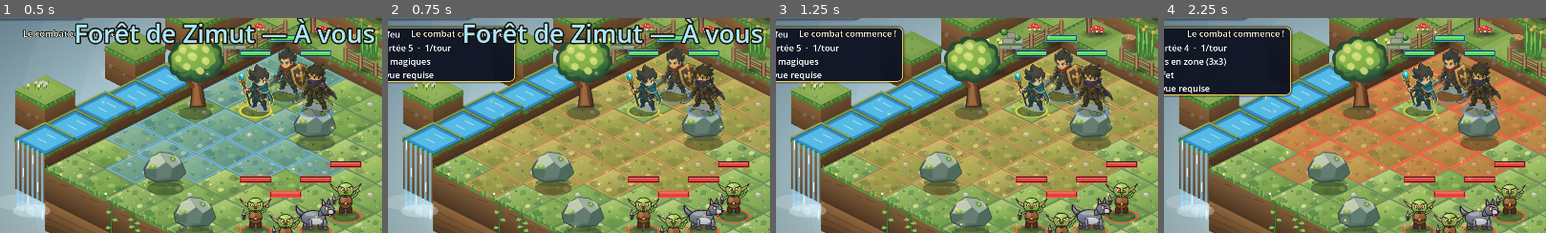
Above: before the commit, frames 1-4 (left to right).
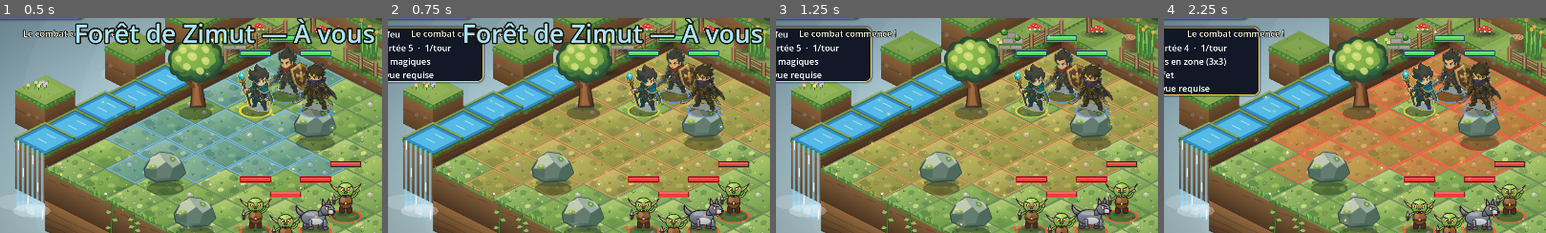
Above: after the commit, the same moments.

Repository: CharlieG42/Zimut
Game: Godot game, scene res://scenes/Main.tscn
Two runs of this game, one before a commit and one after it. Both use one fixed random seed, a clock stepped at 60 frames per second and the inputs below. This scene is started directly instead of the project's main scene.
Inputs (mouse positions are % of the whole screen's width and height, from its top left):
- Up to frame 1 (0.5 s): no input
- Up to frame 2 (0.75 s): click (3, 22) at 0.52 s
- Up to frame 3 (1.25 s): no input
- Up to frame 4 (2.25 s): click (3, 28) at 1.27 s; click (3, 34) at 2.02 s
The pictures show only the part of the screen within x 13-63%, y 18-68%; the shares and areas given below are measured in that part.

Frame 1 is identical in both runs. In frame 2, 1.9% of the frame differs, in the area x 23-34%, y 3-31%; in frame 3, 2.3%; in frame 4, 2.9%, in the area x 23-34%, y 3-37%.

Commit message:
Adapte la largeur de l'infobulle à la barre verticale

Diff:
--- a/prototype/zimut/scripts/UIManager.gd
+++ b/prototype/zimut/scripts/UIManager.gd
@@ -833,7 +833,7 @@
 	_tip_label = Label.new()
 	_tip_label.add_theme_font_size_override("font_size", int(22.0 * _spell_scale))
 	_tip_label.autowrap_mode = TextServer.AUTOWRAP_WORD_SMART
-	_tip_label.custom_minimum_size = Vector2(420.0 * _spell_scale, 0)
+	_tip_label.custom_minimum_size = Vector2(340.0 * _spell_scale, 0)
 	_tip_panel.add_child(_tip_label)
 	_root.add_child(_tip_panel)
 
